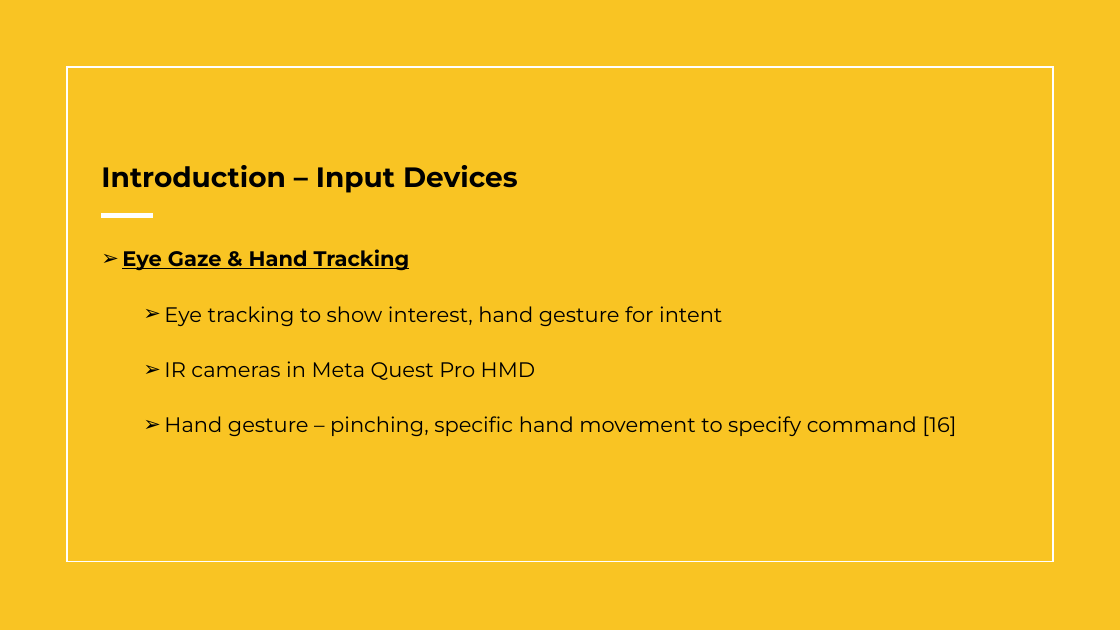
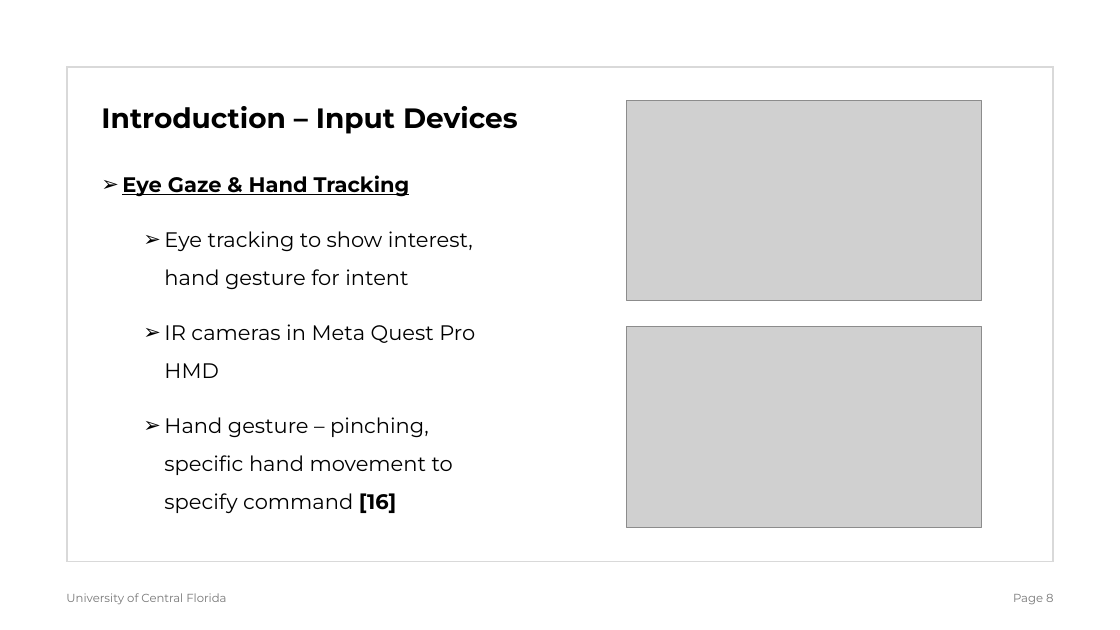
Before and after one commit to Wanyea/NeuroGaze, a slide deck: slide 8 of Research Documents/Thesis/NeuroGazeThesisDefense.pptx. Drawn at 1120x630 pixels with LibreOffice and Linux fonts; fonts in the diff are those of the drawing; grey boxes stand for pictures. Boxes give left, top, right and bottom in pixels: in the first picture for what was removed or moved away, otherwise in the second. Text is boxed around its words. In the diff, an @@ line names an element or a change of style, - is before the commit and + after.

Commit message:
pttx update - intro and lit review done

```diff
--- a/Research Documents/Thesis/NeuroGazeThesisDefense.pptx
+++ b/Research Documents/Thesis/NeuroGazeThesisDefense.pptx
@@ rectangle removed at (0, 0, 1120, 630) @@
@@ title "Introduction – Input Devices": place and size @@
-title "Introduction – Input Devices" at (101, 165, 518, 193)
+title "Introduction – Input Devices" at (101, 106, 518, 134)
@@ rectangle at (67, 67, 1054, 562): outline #FFFFFF 1.5 pt to #D9D9D9 1.5 pt @@
@@ picture added at (627, 101, 982, 301) @@
@@ text "Eye Gaze & Hand Tracking": place and size @@
-text "Eye Gaze & Hand Tracking" at (122, 249, 956, 436)
+text "Eye Gaze & Hand Tracking" at (122, 175, 475, 513)
@@ line removed from (102, 215) to (153, 215) @@
@@ picture added at (627, 327, 982, 528) @@
@@ text at (164, 417, 453, 513): bold on in "[16]" @@
@@ text added at (66, 593, 226, 604), 10 pt, text #787878 @@
+University of Central Florida
@@ page number added at (1013, 594, 1053, 604), 10 pt, text #787878 @@
+Page 8
```
Also in this commit, not shown: 7 other slides changed, 7 slides added, 3 slides removed, 10 other files.
